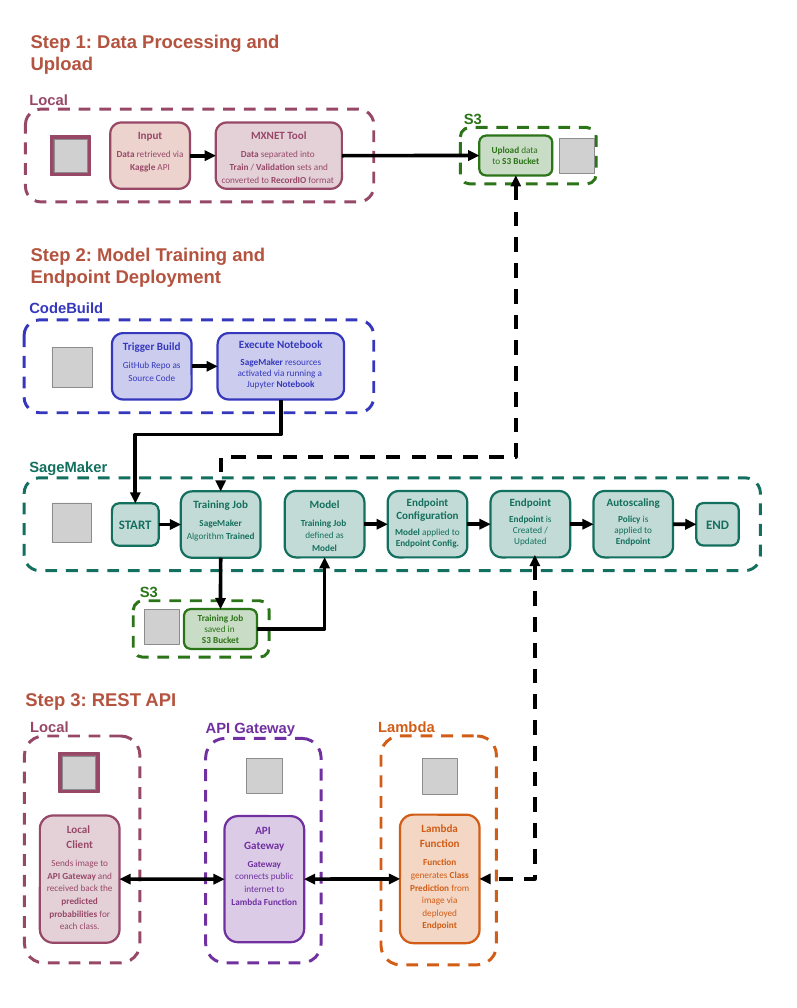
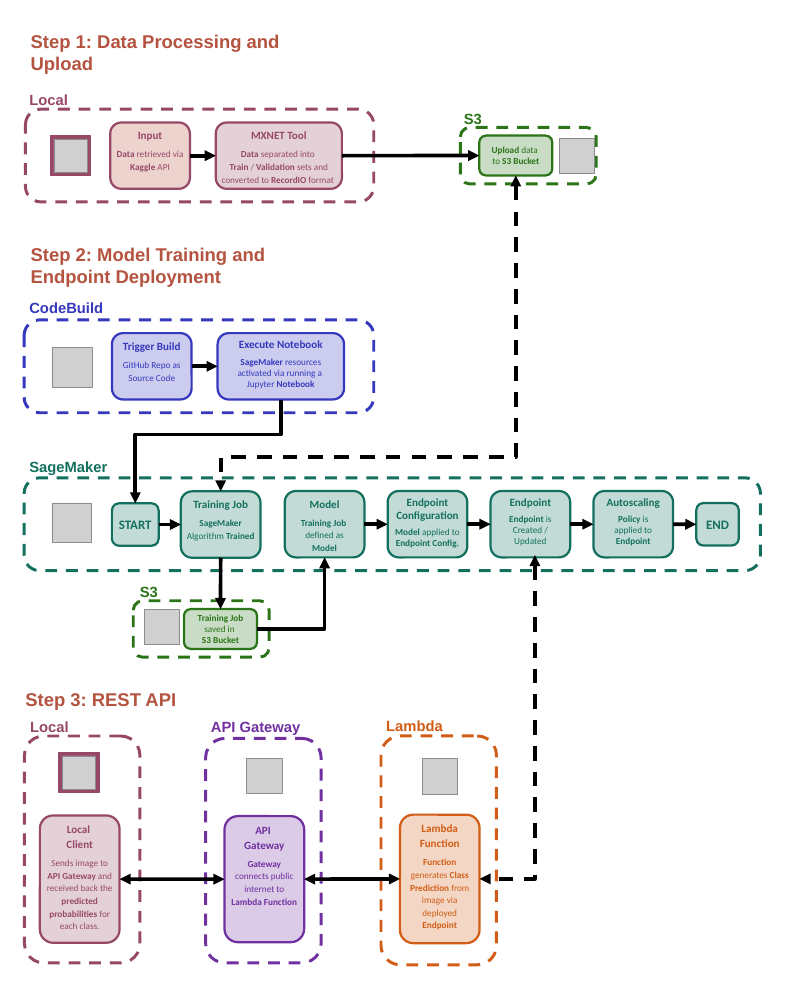
Before and after one commit to DSBA-6190-Final-Project-Team/DSBA-6190_Final-Project, a slide deck: slide 1 of presentation/process_flow_erc.pptx. Drawn at 797x1008 pixels with LibreOffice and Linux fonts; fonts in the diff are those of the drawing; grey boxes stand for pictures. Boxes give left, top, right and bottom in pixels: in the first picture for what was removed or moved away, otherwise in the second. Text is boxed around its words. In the diff, an @@ line names an element or a change of style, - is before the commit and + after.

```diff
--- a/presentation/process_flow_erc.pptx
+++ b/presentation/process_flow_erc.pptx
@@ text "API Gateway" moved from (x1=206, y1=722, x2=295, y2=736) to (x1=211, y1=721, x2=301, y2=735) @@
@@ text "Lambda" moved from (x1=378, y1=721, x2=435, y2=735) to (x1=386, y1=720, x2=443, y2=731) @@
```
Also in this commit, not shown: 1 other file.
